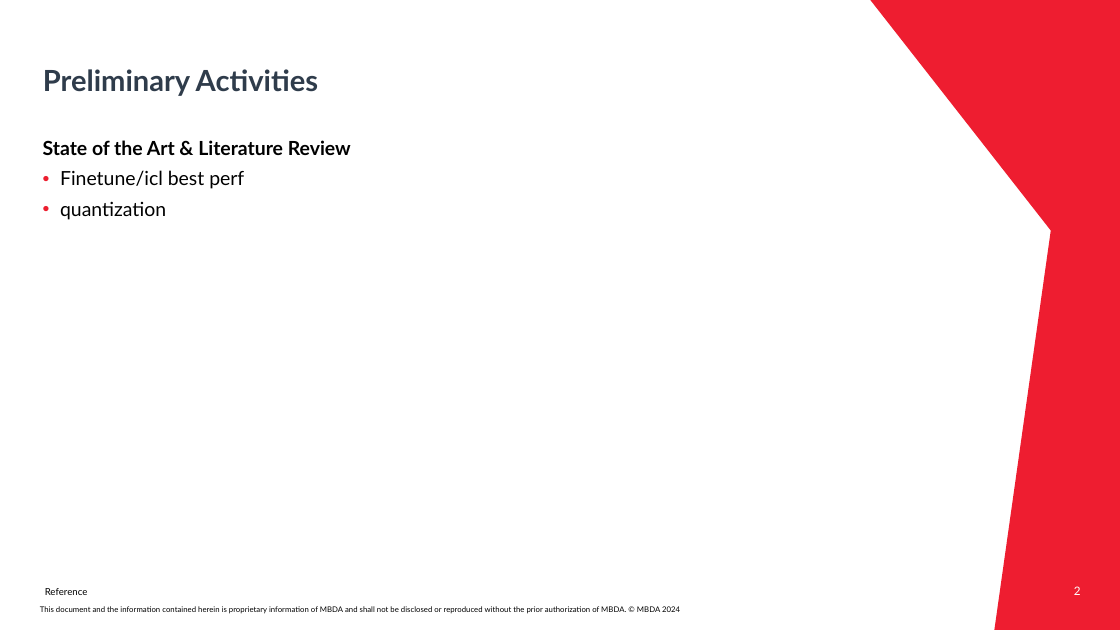
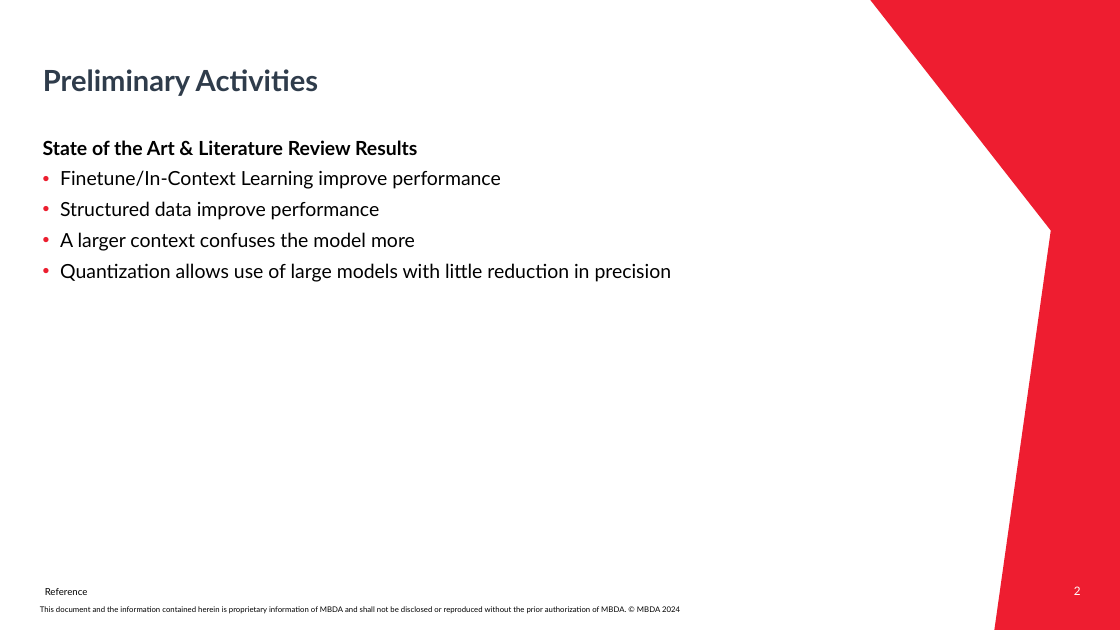
Before and after one commit to Mqtth3w/master-thesis-mbda-unipr, a slide deck: slide 2 of prompts_engineering/ICL_MBDA_Thesis_Gianvenuti.pptx. Drawn at 1120x630 pixels with LibreOffice and Linux fonts; fonts in the diff are those of the drawing; background and template pictures are left out. Boxes give left, top, right and bottom in pixels: in the first picture for what was removed or moved away, otherwise in the second. Text is boxed around its words. In the diff, an @@ line names an element or a change of style, - is before the commit and + after.

```diff
--- a/prompts_engineering/ICL_MBDA_Thesis_Gianvenuti.pptx
+++ b/prompts_engineering/ICL_MBDA_Thesis_Gianvenuti.pptx
@@ text at box(43, 140, 672, 282): text changed @@
-State of the Art & Literature Review
-• Finetune/icl best perf
-• quantization
+State of the Art & Literature Review Results
+• Finetune/In-Context Learning improve performance
+• Structured data improve performance
+• A larger context confuses the model more
+• Quantization allows use of large models with little reduction in precision
```
Also in this commit, not shown: 1 other slide changed.
